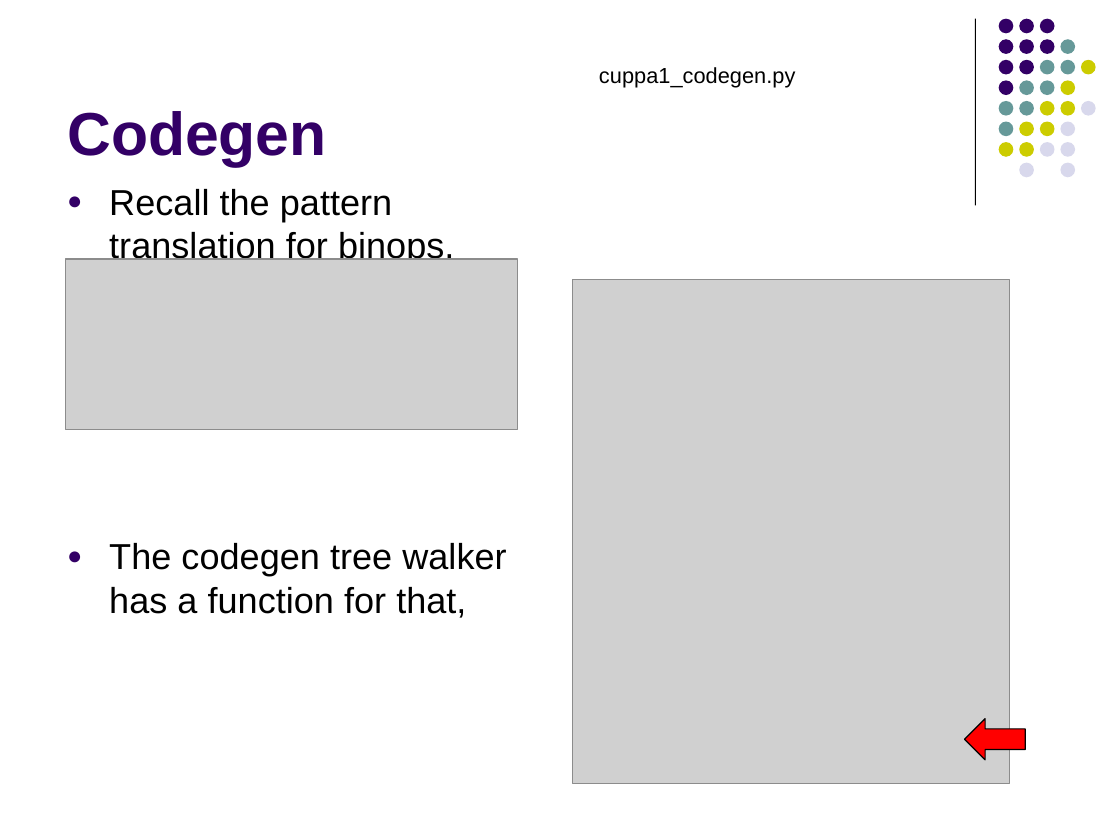
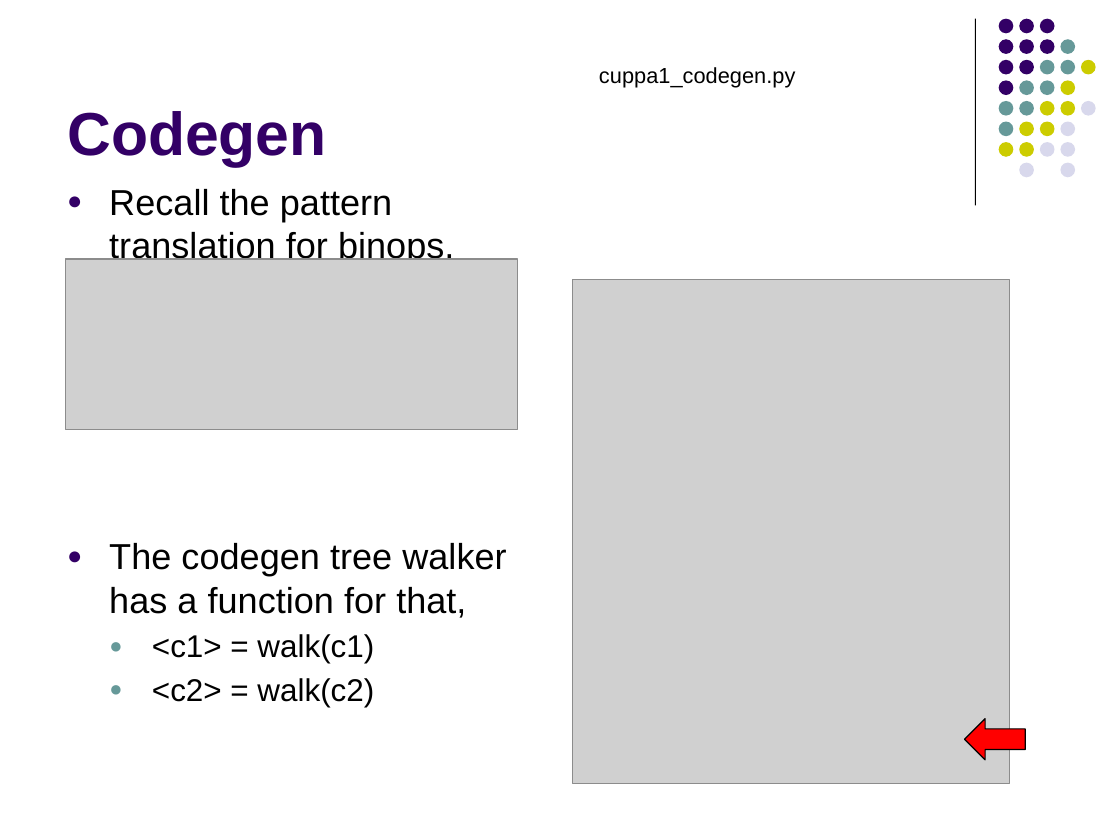
Before and after one commit to lutzhamel/CSC402, a slide deck: slide 15 of notes/csc402-ln007.pptx. Drawn at 1120x840 pixels with LibreOffice and Linux fonts; fonts in the diff are those of the drawing; grey boxes stand for pictures. Boxes give left, top, right and bottom in pixels: in the first picture for what was removed or moved away, otherwise in the second. Text is boxed around its words. In the diff, an @@ line names an element or a change of style, - is before the commit and + after.

```diff
--- a/notes/csc402-ln007.pptx
+++ b/notes/csc402-ln007.pptx
@@ text at box(152, 634, 374, 707): paragraphs added @@
+  ● <c1> = walk(c1)
+  ● <c2> = walk(c2)
```
Also in this commit, not shown: 4 other slides changed, 1 other file.
